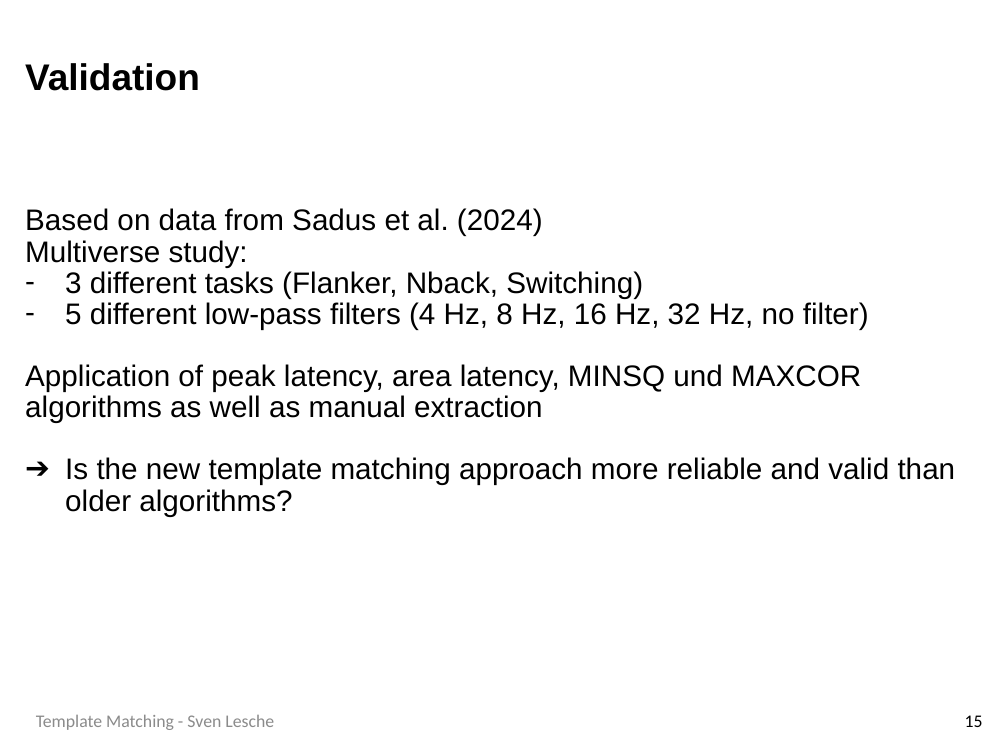
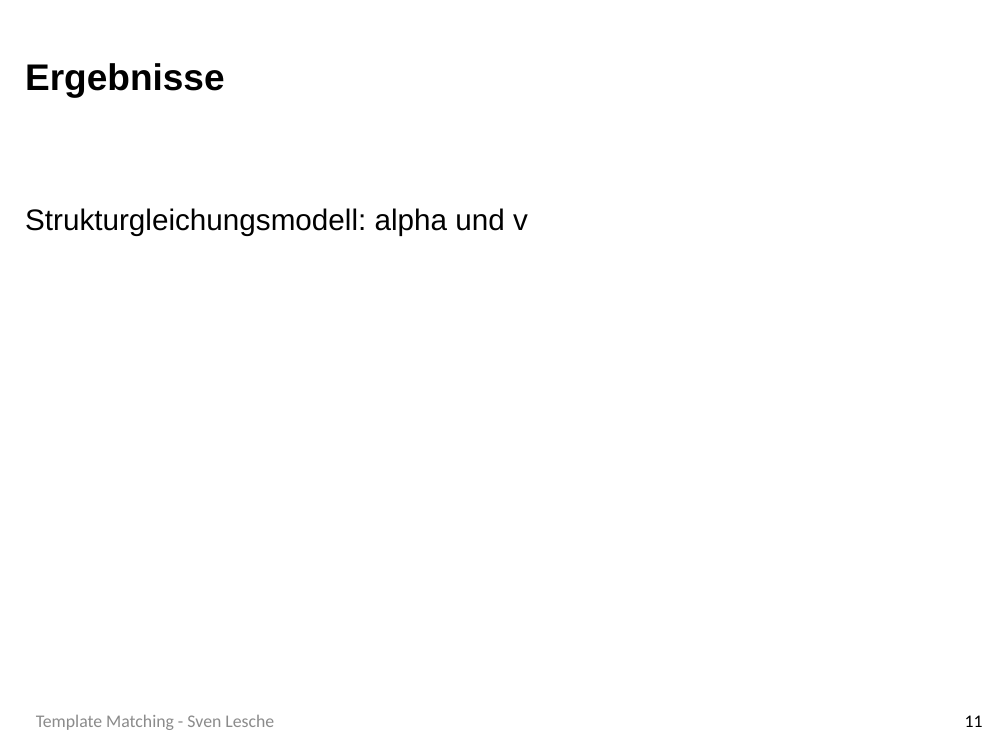
Before and after one commit to SLesche/levy-intelligence, a slide deck: slide 11 of presentations/levy_presentation.pptx (slide 15 before the commit). Drawn at 1008x756 pixels with LibreOffice and Linux fonts; fonts in the diff are those of the drawing; background and template pictures are left out. Boxes give left, top, right and bottom in pixels: in the first picture for what was removed or moved away, otherwise in the second. Text is boxed around its words. In the diff, an @@ line names an element or a change of style, - is before the commit and + after.

```diff
--- a/presentations/levy_presentation.pptx
+++ b/presentations/levy_presentation.pptx
@@ title at box(25, 63, 224, 97): text changed @@
-Validation
+Ergebnisse
@@ text at box(25, 208, 528, 236): text changed @@
-Based on data from Sadus et al. (2024)
-Multiverse study:
-– 3 different tasks (Flanker, Nback, Switching)
-– 5 different low-pass filters (4 Hz, 8 Hz, 16 Hz, 32 Hz, no filter)
-Application of peak latency, area latency, MINSQ und MAXCOR algorithms as well as manual extraction
-➔ Is the new template matching approach more reliable and valid than older algorithms?
+Strukturgleichungsmodell: alpha und v
@@ page number at box(965, 715, 983, 727): text changed @@
-15
+11
```
Also in this commit, not shown: 13 other slides changed, 3 slides added, 26 slides removed.
